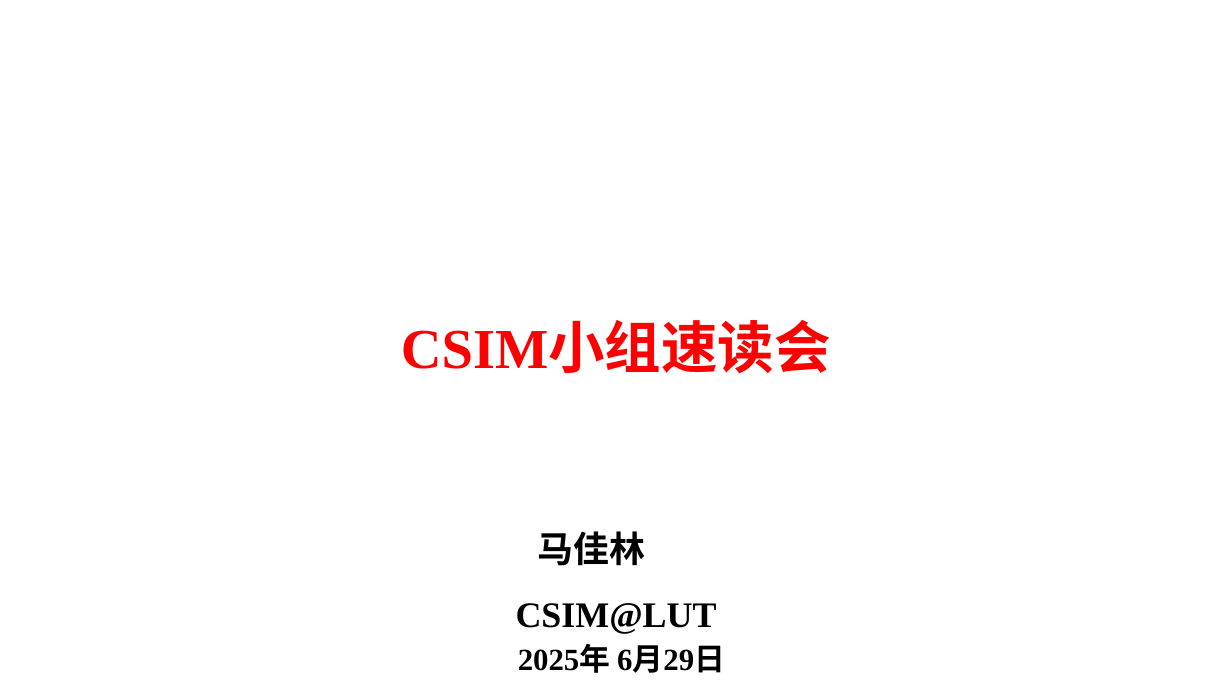
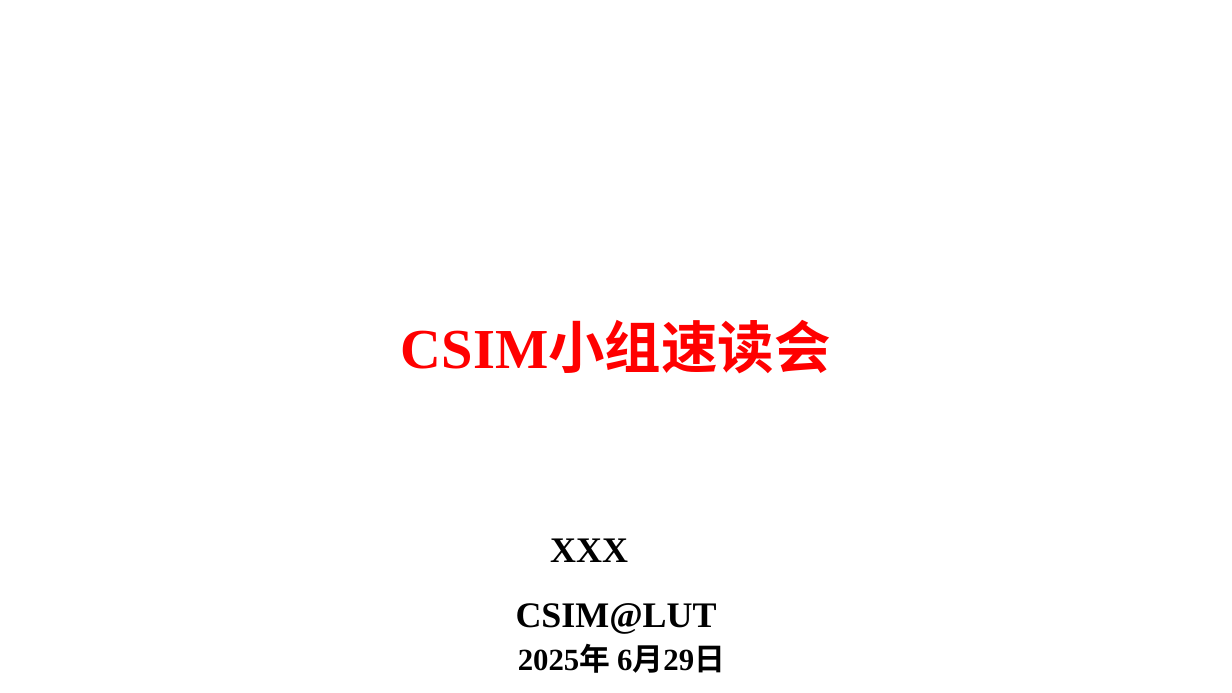
Before and after one commit to majialin-1995/paper_download, a slide deck: slide 1 of template.pptx. Drawn at 1232x693 pixels with LibreOffice and Linux fonts; fonts in the diff are those of the drawing; background and template pictures are left out. Boxes give left, top, right and bottom in pixels: in the first picture for what was removed or moved away, otherwise in the second. Text is boxed around its words. In the diff, an @@ line names an element or a change of style, - is before the commit and + after.

Commit message:
更新模板

```diff
--- a/template.pptx
+++ b/template.pptx
@@ text at [550,538,628,562]: text changed @@
-马佳林
+XXX
```
